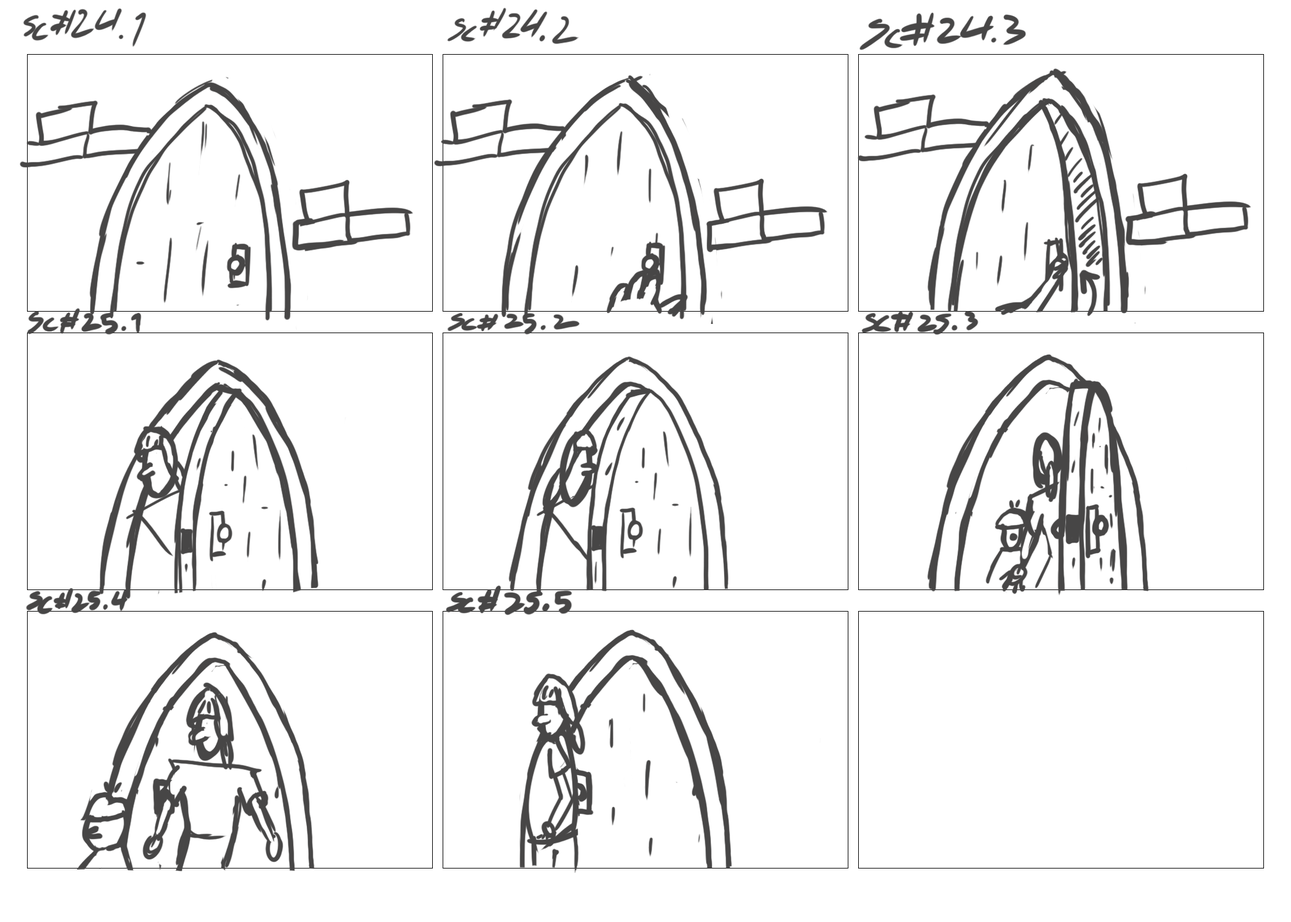
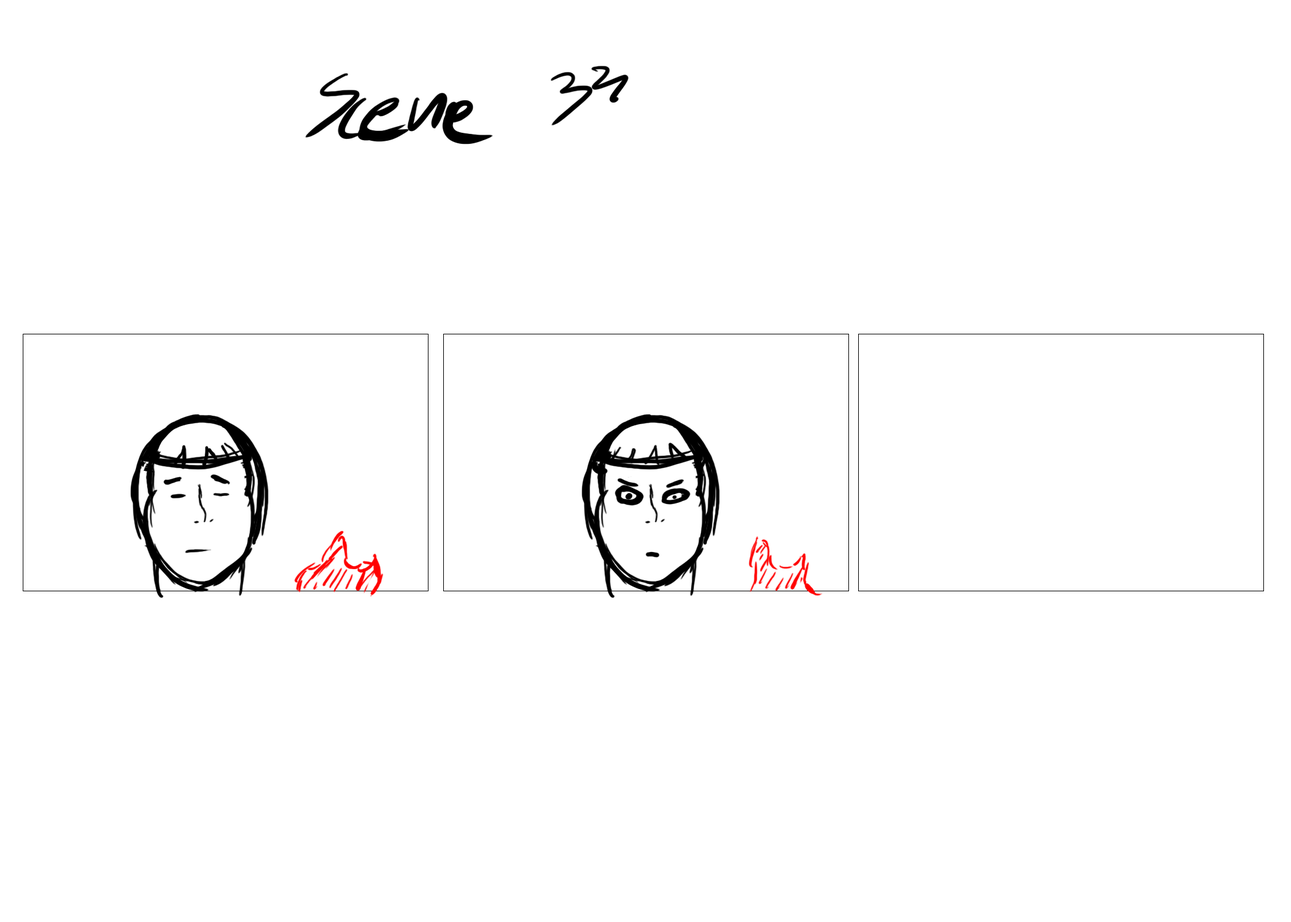
The second 1291 x 922 image is a revision of the first. Changes to its layers:
added layer "Layer 10" above "Layer 9" over 172, 397, 823, 599
added layer "Layer 9" above "Layer 6" over 19, 65, 1265, 599
hid "Layer 2", painted on it over 19, 7, 1265, 874
removed layer "Rectangle 1 copy 4" over 27, 54, 1265, 869
